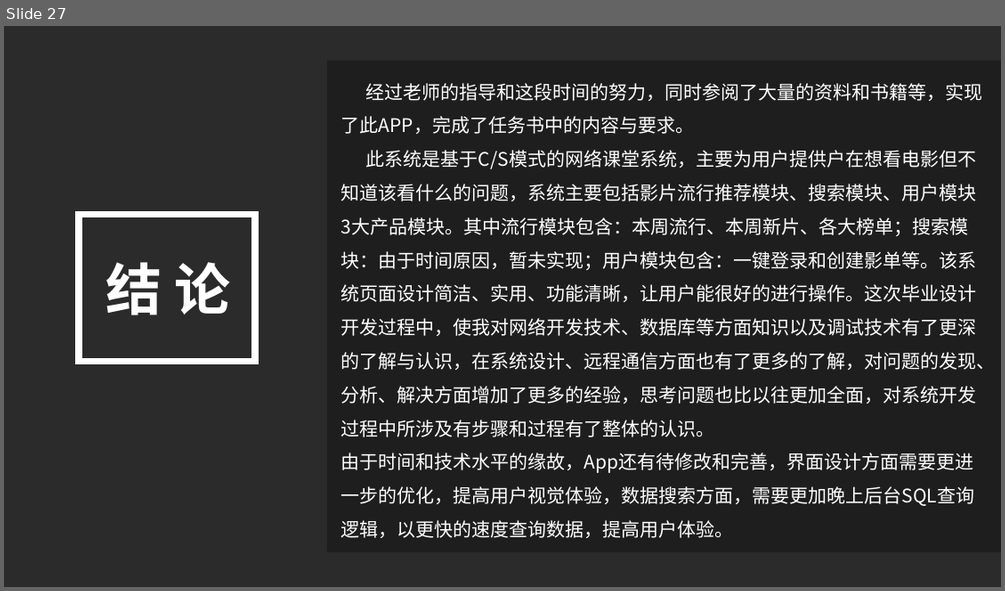
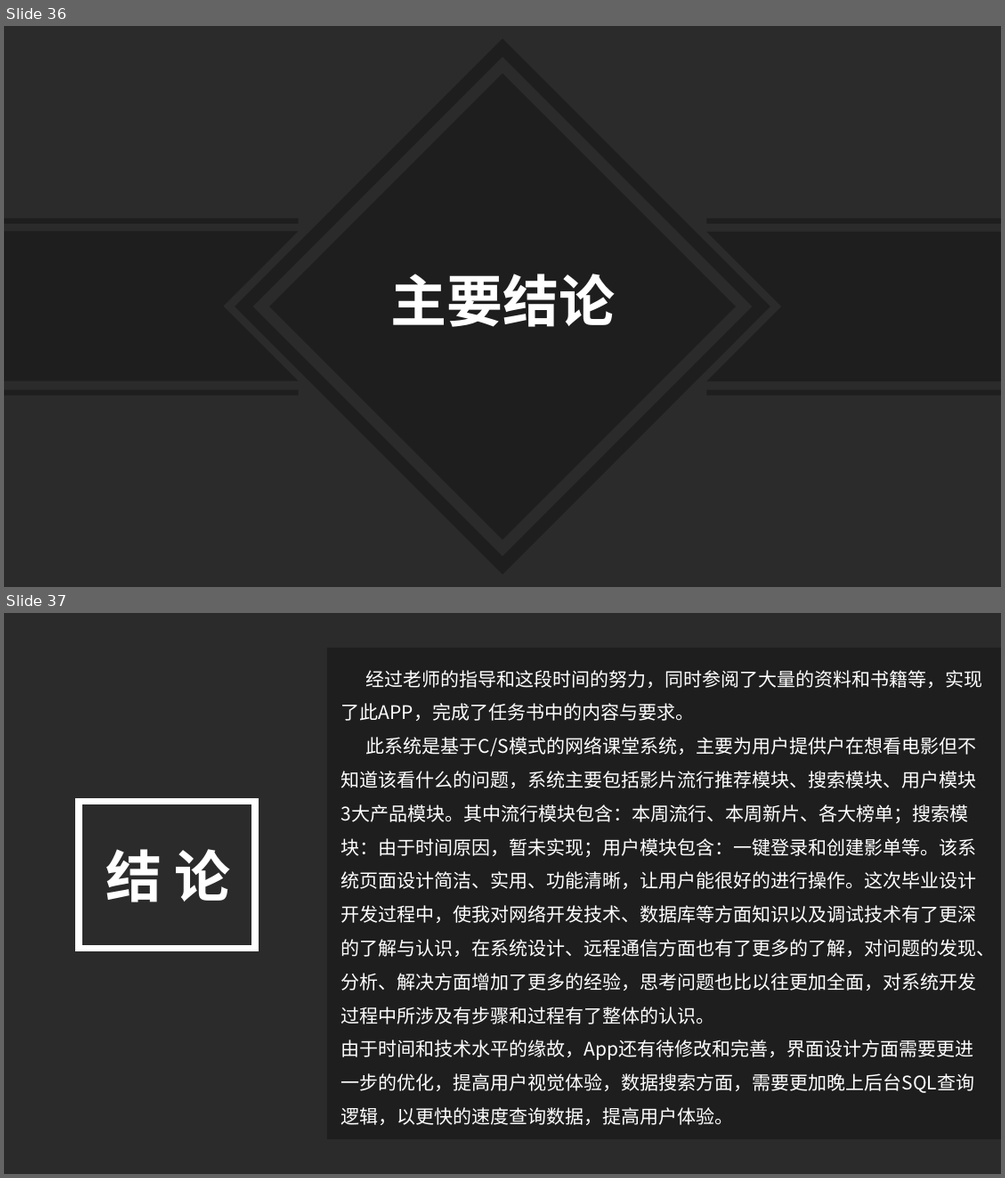
Before and after one commit to lhch102/doc, a slide deck: 夜本毕设资料/夜大本科论文/李虎城-IDEAL-答辩PPT.pptx. Shown one above the other, each under a label of ours: slide 27 before the commit, slides 36 and 37 after it. The pictures are 1005x591 and 1005x1178 pixels, drawn with LibreOffice and Linux fonts; fonts in the diff are those of the drawing; background and template pictures are left out; a plain dark background stands for a picture behind light text. Boxes give left, top, right and bottom in pixels: in the first picture for what was removed or moved away, otherwise in the second. Text is boxed around its words. In the diff, an @@ line names an element or a change of style, - is before the commit and + after.

```diff
--- a/夜本毕设资料/夜大本科论文/李虎城-IDEAL-答辩PPT.pptx
+++ b/夜本毕设资料/夜大本科论文/李虎城-IDEAL-答辩PPT.pptx
@@ slide 36 added at [4, 26, 1001, 587], background picture (left out) @@
@@ frame added at [235, 38, 769, 574], fill #000000 at 30% opacity @@
@@ diamond added at [269, 73, 736, 539], fill #000000 at 30% opacity @@
@@ freeform shape added at [4, 231, 299, 380], fill #000000 at 30% opacity @@
@@ rectangle added at [4, 218, 299, 224], fill #000000 at 30% opacity @@
@@ freeform shape added at [707, 232, 1001, 381], fill #000000 at 30% opacity @@
@@ rectangle added at [707, 218, 1001, 224], fill #000000 at 30% opacity @@
@@ text added at [390, 273, 615, 327], 54 pt, text #FFFFFF, bold @@
+主要结论
@@ rectangle added at [4, 389, 299, 394], fill #000000 at 30% opacity @@
@@ rectangle added at [707, 389, 1001, 394], fill #000000 at 30% opacity @@
@@ what was slide 27 is now slide 37 @@
```
Also in this commit, not shown: 13 slides changed, 9 other slides added, 3 other files.
